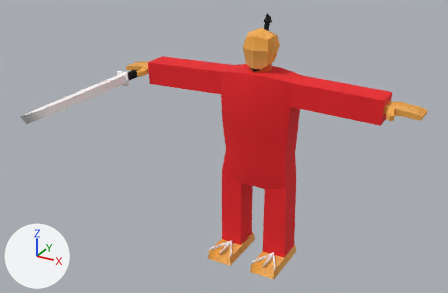
The FBX model GameTemplate/Game/Assets/modelData/busyo.fbx as it was, and as the next commit left it.
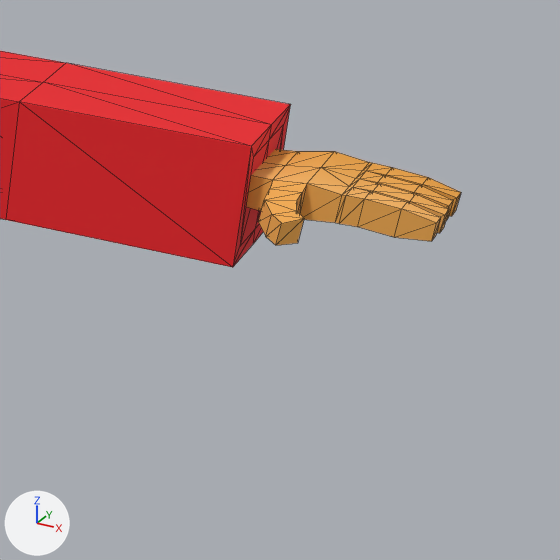
The first picture shows the older version from a 50 mm camera at (4.56, -9.68, 6.64) aimed at (-0.06, -1.28, 2.44). The close-ups show both versions on the part from 74% to 100% of the width and 24% to 64% of the height of that picture; other places that the commit changed are outside them. The axes (+X, +Y, +Z) are drawn at lower left. The lights are the same throughout. The close-ups show mesh edges as thin lines. Where no turn or scale is listed for an object, it has been applied to the vertices.

The first close-up shows 'Left_hand', 'body'.
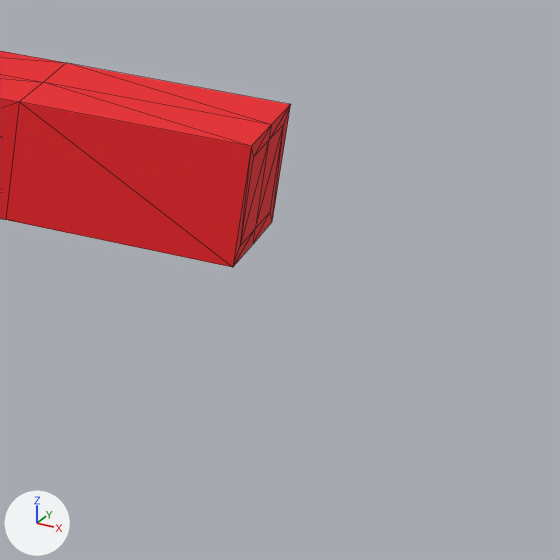
The edits, one by one:
Object 'Left_hand' (ob_left_hand) is deleted.

Pixel boxes (x1, y1, x2, y2) of what changed, in the close-ups (560 x 560 px):
'Left_hand', deleted (orange): before (246, 149, 461, 245)
